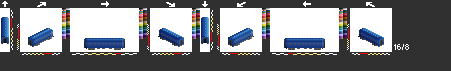
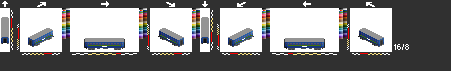
Layered file, before and after one edit (451x71). Changes by layer:
added layer "ljb75" above "bg1" over [1, 17, 384, 47]
showed "bg" over [1, 17, 384, 49]
hid "ag" over [1, 17, 384, 49]
